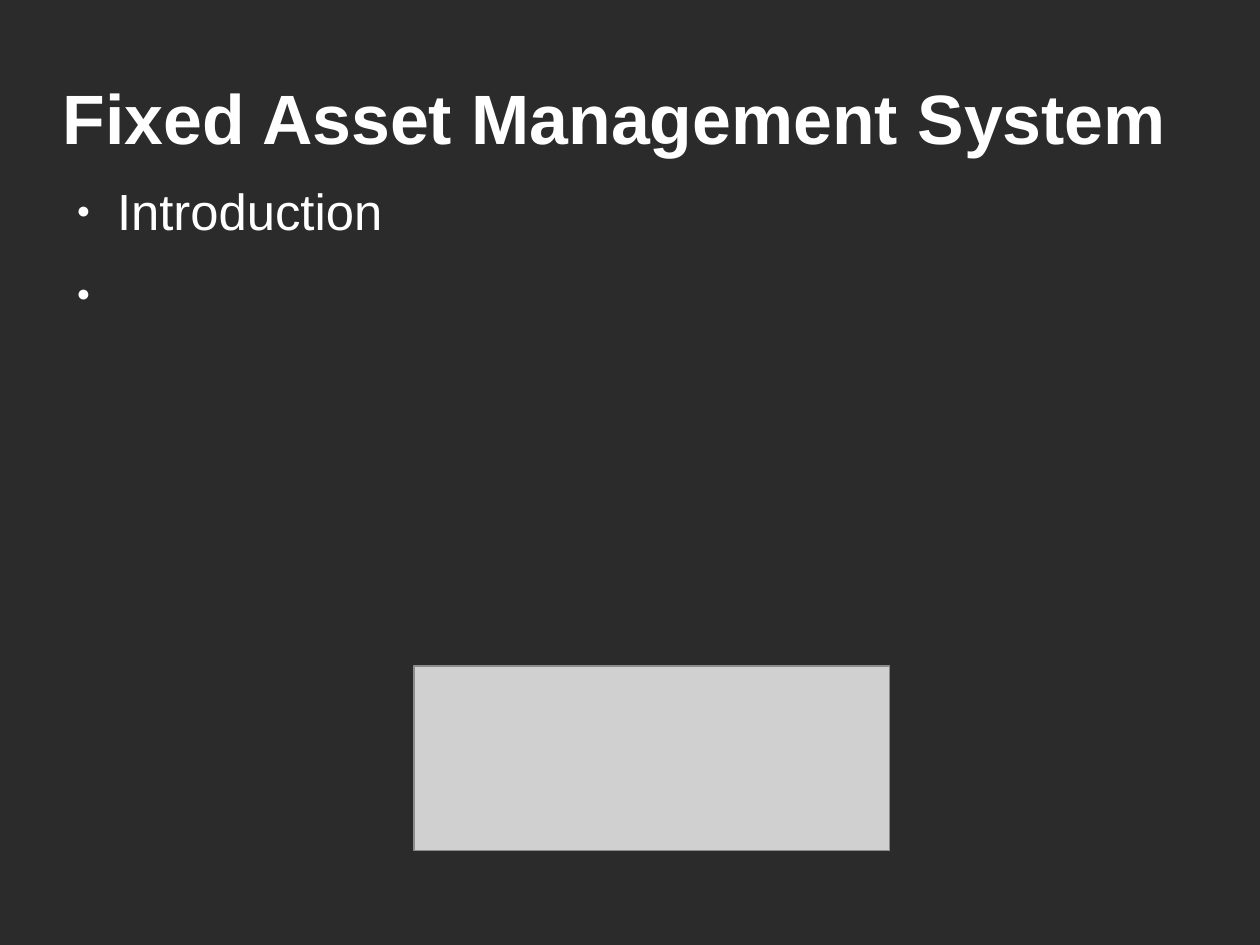
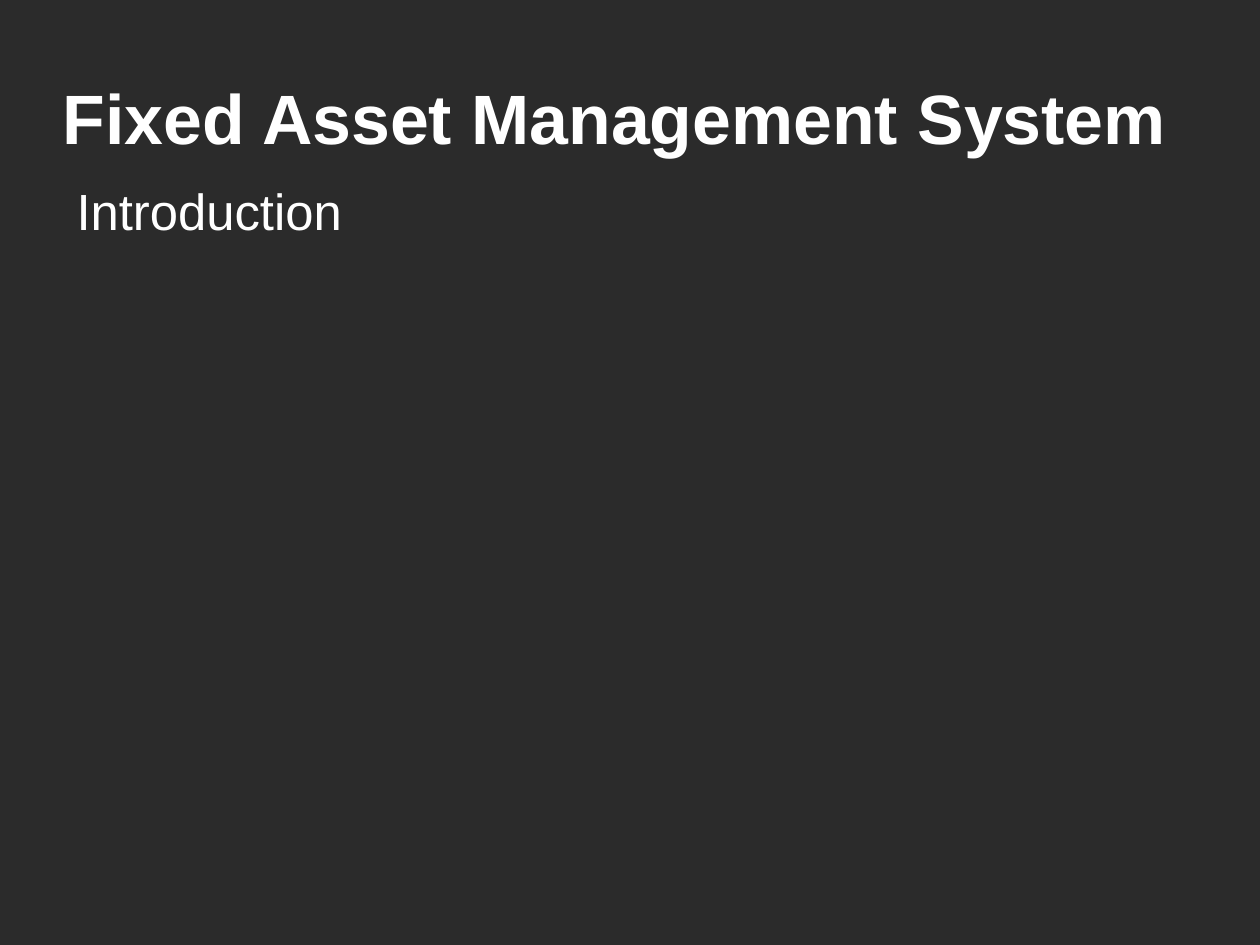
Before and after one commit to kind-technologies/FAMS, a slide deck: slide 5 of docs/presentation.odp (slide 6 before the commit). Drawn at 1260x945 pixels with LibreOffice and Linux fonts; fonts in the diff are those of the drawing; grey boxes stand for pictures; background and template pictures are left out; a plain dark background stands for a picture behind light text. Boxes give left, top, right and bottom in pixels: in the first picture for what was removed or moved away, otherwise in the second. Text is boxed around its words. In the diff, an @@ line names an element or a change of style, - is before the commit and + after.

```diff
--- a/docs/presentation.odp
+++ b/docs/presentation.odp
@@ text "Introduction" at (77,193,342,231): bullet ● to none @@
@@ picture removed at (414,667,890,851) @@
```
Also in this commit, not shown: 10 other slides changed, 1 slide removed, 1 other file.
